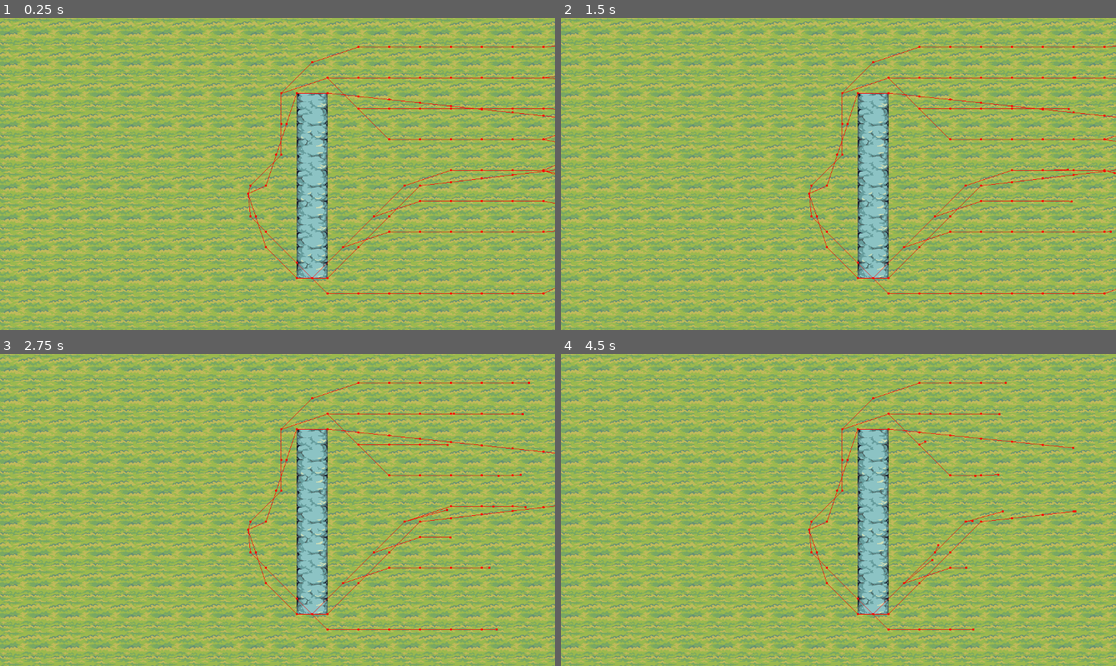
Above: before the commit, frames 1-4 (two rows, left to right).
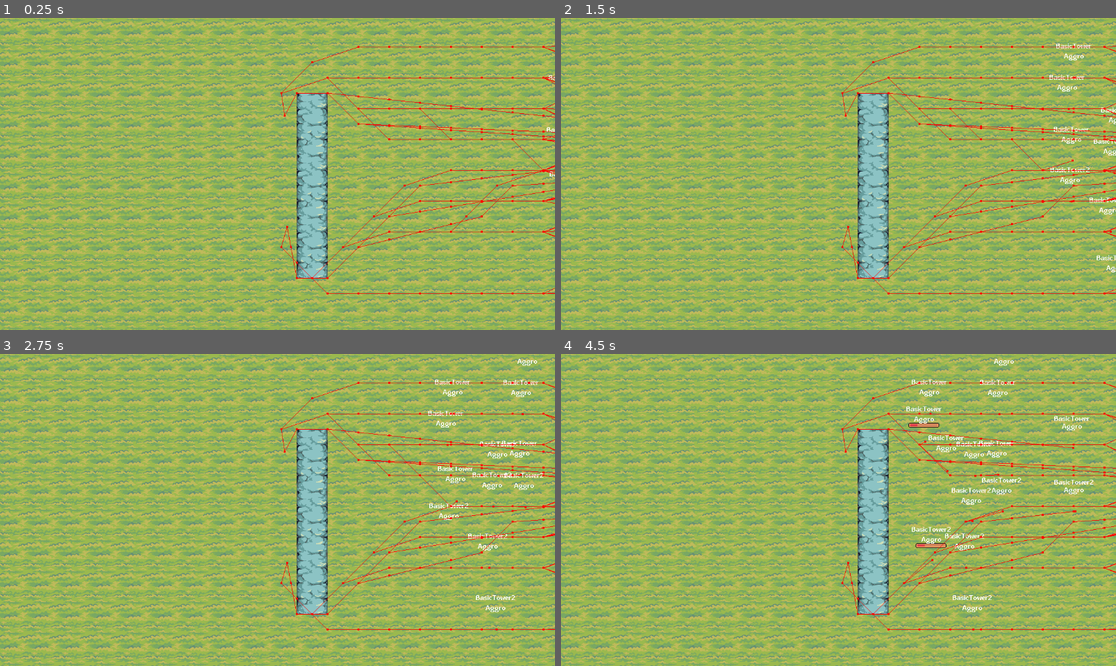
Above: after the commit, the same moments.

Repository: Cedro23/TDCardGame
Game: Godot game, scene res://scenes/game.tscn
The game is run twice, just before and just after one commit, with the same random seed, the same clock (stepped at 60 frames per second) and the same inputs.
Inputs:
- Up to frame 1 (0.25 s): no input
- Up to frame 2 (1.5 s): no input
- Up to frame 3 (2.75 s): no input
- Up to frame 4 (4.5 s): no input

The runs differ from the first frame. In frame 1, 0.9% of the frame differs, in the area x 44-100%, y 9-89%; in frame 2, 1.4%; in frame 3, 2.0%; in frame 4, 2.8%, in the area x 44-100%, y 1-89%.

Commit message:
Added basic tower (#12) + refactored states and state machine (#5)

Diff:
--- a/scenes/enemies/enemy_state_machine.tscn
+++ /dev/null
@@ -1,7 +0,0 @@
-[gd_scene load_steps=2 format=3 uid="uid://d3hdo8rcvcwj8"]
-
-[ext_resource type="Script" path="res://scripts/entities/enemies/enemy_state_machine.gd" id="1_5ueyt"]
-
-[node name="EnemyStateMachine" type="Node" node_paths=PackedStringArray("current_state")]
-script = ExtResource("1_5ueyt")
-current_state = NodePath("")
--- /dev/null
+++ b/scenes/entities/buildings/basic_tower.tscn
@@ -0,0 +1,72 @@
+[gd_scene load_steps=10 format=3 uid="uid://c0tkinbukljpn"]
+
+[ext_resource type="PackedScene" uid="uid://hn1cbwiypoej" path="res://scenes/debug/state_debug.tscn" id="1_21jkc"]
+[ext_resource type="Script" path="res://scripts/entities/buildings/combat_building.gd" id="1_ndjtb"]
+[ext_resource type="PackedScene" uid="uid://dxdeyygyumltw" path="res://scenes/debug/target_debug.tscn" id="2_ij8qb"]
+[ext_resource type="PackedScene" uid="uid://ck0kwdcf7k48w" path="res://scenes/hud/health_bar.tscn" id="2_jvx4j"]
+[ext_resource type="Script" path="res://scripts/entities/alert_state.gd" id="3_4co3l"]
+[ext_resource type="Script" path="res://scripts/entities/enemies/attack_state.gd" id="4_jtxku"]
+[ext_resource type="PackedScene" uid="uid://d3hdo8rcvcwj8" path="res://scenes/entities/state_machine.tscn" id="5_6p2da"]
+
+[sub_resource type="CircleShape2D" id="CircleShape2D_5apbr"]
+radius = 200.0
+
+[sub_resource type="CircleShape2D" id="CircleShape2D_dwtw2"]
+radius = 16.0
+
+[node name="BasicTower" type="CharacterBody2D" groups=["Building"]]
+collision_mask = 2
+script = ExtResource("1_ndjtb")
+attack_damage = 35.0
+attack_cooldown = 0.2
+_max_hp = 200.0
+
+[node name="Sprite2D" type="Sprite2D" parent="."]
+
+[node name="AttackTimer" type="Timer" parent="."]
+wait_time = 0.2
+
+[node name="AttackRange" type="Area2D" parent="."]
+collision_mask = 2
+
+[node name="CollisionShape2D" type="CollisionShape2D" parent="AttackRange"]
+shape = SubResource("CircleShape2D_5apbr")
+debug_color = Color(0.914947, 8.29774e-05, 0.714501, 0.42)
+
+[node name="HitBox" type="CollisionShape2D" parent="."]
+shape = SubResource("CircleShape2D_dwtw2")
+
+[node name="StateMachine" parent="." node_paths=PackedStringArray("entity", "current_state") instance=ExtResource("5_6p2da")]
+entity = NodePath("..")
+current_state = NodePath("Alert")
+
+[node name="Alert" type="Node" parent="StateMachine"]
+script = ExtResource("3_4co3l")
+can_move = false
+
+[node name="Attack" type="Node" parent="StateMachine"]
+script = ExtResource("4_jtxku")
+can_move = false
+
+[node name="HealthBar" parent="." node_paths=PackedStringArray("entity") instance=ExtResource("2_jvx4j")]
+visible = false
+anchors_preset = 5
+anchor_top = 0.0
+anchor_bottom = 0.0
+offset_top = -29.0
+offset_bottom = -19.0
+grow_vertical = 1
+entity = NodePath("..")
+
+[node name="Debug" type="Node2D" parent="."]
+visible = false
+position = Vector2(0, -13)
+
+[node name="TargetDebug" parent="Debug" node_paths=PackedStringArray("entity") instance=ExtResource("2_ij8qb")]
+offset_bottom = -41.0
+entity = NodePath("../..")
+
+[node name="StateDebug" parent="Debug" node_paths=PackedStringArray("state_machine") instance=ExtResource("1_21jkc")]
+state_machine = NodePath("../../StateMachine")
+
+[connection signal="timeout" from="AttackTimer" to="StateMachine/Attack" method="_on_attack_timer_timeout"]
--- a/scenes/enemies/melee_enemy.tscn
+++ b/scenes/entities/enemies/melee_enemy.tscn
@@ -1,8 +1,8 @@
 [gd_scene load_steps=11 format=3 uid="uid://bl8xc53ebchfy"]
 
-[ext_resource type="Script" path="res://scripts/entities/enemies/basic_enemy.gd" id="1_02wp3"]
-[ext_resource type="PackedScene" uid="uid://d3hdo8rcvcwj8" path="res://scenes/enemies/enemy_state_machine.tscn" id="2_rmnyg"]
-[ext_resource type="Script" path="res://scripts/entities/enemies/alert_state.gd" id="3_q4ba4"]
+[ext_resource type="Script" path="res://scripts/entities/enemies/enemy.gd" id="1_u748k"]
+[ext_resource type="PackedScene" uid="uid://d3hdo8rcvcwj8" path="res://scenes/entities/state_machine.tscn" id="2_rmnyg"]
+[ext_resource type="Script" path="res://scripts/entities/alert_state.gd" id="3_lhubi"]
 [ext_resource type="Script" path="res://scripts/entities/enemies/aggro_state.gd" id="4_pfile"]
 [ext_resource type="Script" path="res://scripts/entities/enemies/attack_state.gd" id="5_c2208"]
 [ext_resource type="PackedScene" uid="uid://hn1cbwiypoej" path="res://scenes/debug/state_debug.tscn" id="6_is40x"]
@@ -20,7 +20,11 @@
 collision_mask = 3
 motion_mode = 1
 wall_min_slide_angle = 0.0
-script = ExtResource("1_02wp3")
+script = ExtResource("1_u748k")
+speed = null
+attack_damage = null
+attack_cooldown = null
+_max_hp = null
 
 [node name="Sprite2D" type="Sprite2D" parent="."]
 
@@ -37,18 +41,17 @@
 shape = SubResource("CircleShape2D_xyw2v")
 debug_color = Color(0.996078, 0, 0, 0.419608)
 
-[node name="EnemyStateMachine" parent="." node_paths=PackedStringArray("entity", "current_state") instance=ExtResource("2_rmnyg")]
+[node name="StateMachine" parent="." node_paths=PackedStringArray("entity", "current_state") instance=ExtResource("2_rmnyg")]
 entity = NodePath("..")
 current_state = NodePath("Alert")
 
-[node name="Alert" type="Node" parent="EnemyStateMachine"]
-script = ExtResource("3_q4ba4")
-can_move = null
+[node name="Alert" type="Node" parent="StateMachine"]
+script = ExtResource("3_lhubi")
 
-[node name="Aggro" type="Node" parent="EnemyStateMachine"]
+[node name="Aggro" type="Node" parent="StateMachine"]
 script = ExtResource("4_pfile")
 
-[node name="Attack" type="Node" parent="EnemyStateMachine"]
+[node name="Attack" type="Node" parent="StateMachine"]
 script = ExtResource("5_c2208")
 can_move = false
 
@@ -59,16 +62,15 @@
 entity = NodePath("..")
 
 [node name="Debug" type="Node2D" parent="."]
-visible = false
 position = Vector2(0, -19)
-
-[node name="StateDebug" parent="Debug" node_paths=PackedStringArray("state_machine") instance=ExtResource("6_is40x")]
-state_machine = NodePath("../../EnemyStateMachine")
 
 [node name="TargetDebug" parent="Debug" node_paths=PackedStringArray("entity") instance=ExtResource("7_wusas")]
 offset_top = -54.0
 offset_bottom = -36.0
 entity = NodePath("../..")
+
+[node name="StateDebug" parent="Debug" node_paths=PackedStringArray("state_machine") instance=ExtResource("6_is40x")]
+state_machine = NodePath("../../StateMachine")
 
 [node name="NavigationAgent2D" type="NavigationAgent2D" parent="."]
 path_postprocessing = 1
@@ -82,5 +84,5 @@
 [node name="NavigationTimer" type="Timer" parent="."]
 wait_time = 0.06
 
-[connection signal="timeout" from="AttackTimer" to="EnemyStateMachine/Attack" method="_on_attack_timer_timeout"]
-[connection signal="timeout" from="NavigationTimer" to="EnemyStateMachine/Aggro" method="_on_navigation_timer_timeout"]
+[connection signal="timeout" from="AttackTimer" to="StateMachine/Attack" method="_on_attack_timer_timeout"]
+[connection signal="timeout" from="NavigationTimer" to="StateMachine/Aggro" method="_on_navigation_timer_timeout"]
--- a/scenes/enemies/ranged_enemy.tscn
+++ b/scenes/entities/enemies/ranged_enemy.tscn
@@ -1,8 +1,8 @@
 [gd_scene load_steps=11 format=3 uid="uid://bpgcemahdqh3q"]
 
-[ext_resource type="Script" path="res://scripts/entities/enemies/basic_enemy.gd" id="1_bri4b"]
-[ext_resource type="PackedScene" uid="uid://d3hdo8rcvcwj8" path="res://scenes/enemies/enemy_state_machine.tscn" id="2_6omv4"]
-[ext_resource type="Script" path="res://scripts/entities/enemies/alert_state.gd" id="3_cinbb"]
+[ext_resource type="Script" path="res://scripts/entities/enemies/enemy.gd" id="1_0v06o"]
+[ext_resource type="PackedScene" uid="uid://d3hdo8rcvcwj8" path="res://scenes/entities/state_machine.tscn" id="2_6omv4"]
+[ext_resource type="Script" path="res://scripts/entities/alert_state.gd" id="3_iieyj"]
 [ext_resource type="Script" path="res://scripts/entities/enemies/aggro_state.gd" id="4_43v6s"]
 [ext_resource type="Script" path="res://scripts/entities/enemies/attack_state.gd" id="5_yy6q0"]
 [ext_resource type="PackedScene" uid="uid://hn1cbwiypoej" path="res://scenes/debug/state_debug.tscn" id="7_8o0qp"]
@@ -20,7 +20,11 @@
 collision_mask = 3
 motion_mode = 1
 wall_min_slide_angle = 0.0
-script = ExtResource("1_bri4b")
+script = ExtResource("1_0v06o")
+speed = null
+attack_damage = null
+attack_cooldown = null
+_max_hp = null
 
 [node name="Sprite2D" type="Sprite2D" parent="."]
 
@@ -37,18 +41,17 @@
 shape = SubResource("CircleShape2D_242il")
 debug_color = Color(0.996078, 0, 0, 0.419608)
 
-[node name="EnemyStateMachine" parent="." node_paths=PackedStringArray("entity", "current_state") instance=ExtResource("2_6omv4")]
+[node name="StateMachine" parent="." node_paths=PackedStringArray("entity", "current_state") instance=ExtResource("2_6omv4")]
 entity = NodePath("..")
 current_state = NodePath("Alert")
 
-[node name="Alert" type="Node" parent="EnemyStateMachine"]
-script = ExtResource("3_cinbb")
-can_move = null
+[node name="Alert" type="Node" parent="StateMachine"]
+script = ExtResource("3_iieyj")
 
-[node name="Aggro" type="Node" parent="EnemyStateMachine"]
+[node name="Aggro" type="Node" parent="StateMachine"]
 script = ExtResource("4_43v6s")
 
-[node name="Attack" type="Node" parent="EnemyStateMachine"]
+[node name="Attack" type="Node" parent="StateMachine"]
 script = ExtResource("5_yy6q0")
 can_move = false
 
@@ -59,7 +62,6 @@
 entity = NodePath("..")
 
 [node name="Debug" type="Node2D" parent="."]
-visible = false
 position = Vector2(0, -19)
 
 [node name="TargetDebug" parent="Debug" node_paths=PackedStringArray("entity") instance=ExtResource("7_yv7r8")]
@@ -68,7 +70,7 @@
 entity = NodePath("../..")
 
 [node name="StateDebug" parent="Debug" node_paths=PackedStringArray("state_machine") instance=ExtResource("7_8o0qp")]
-state_machine = NodePath("../../EnemyStateMachine")
+state_machine = NodePath("../../StateMachine")
 
 [node name="NavigationAgent2D" type="NavigationAgent2D" parent="."]
 debug_enabled = true
@@ -76,5 +78,5 @@
 [node name="NavigationTimer" type="Timer" parent="."]
 wait_time = 0.06
 
-[connection signal="timeout" from="AttackTimer" to="EnemyStateMachine/Attack" method="_on_attack_timer_timeout"]
-[connection signal="timeout" from="NavigationTimer" to="EnemyStateMachine/Aggro" method="_on_navigation_timer_timeout"]
+[connection signal="timeout" from="AttackTimer" to="StateMachine/Attack" method="_on_attack_timer_timeout"]
+[connection signal="timeout" from="NavigationTimer" to="StateMachine/Aggro" method="_on_navigation_timer_timeout"]
--- /dev/null
+++ b/scenes/entities/state_machine.tscn
@@ -0,0 +1,6 @@
+[gd_scene load_steps=2 format=3 uid="uid://d3hdo8rcvcwj8"]
+
+[ext_resource type="Script" path="res://scripts/entities/state_machine.gd" id="1_5jr0l"]
+
+[node name="StateMachine" type="Node"]
+script = ExtResource("1_5jr0l")
--- a/scenes/game.tscn
+++ b/scenes/game.tscn
@@ -1,10 +1,11 @@
-[gd_scene load_steps=18 format=3 uid="uid://dmlgh8lodh2rm"]
-
-[ext_resource type="PackedScene" uid="uid://cmpguaw5abup" path="res://scenes/buildings/basic_building.tscn" id="1_n2b3x"]
-[ext_resource type="PackedScene" uid="uid://bl8xc53ebchfy" path="res://scenes/enemies/melee_enemy.tscn" id="1_yce7x"]
-[ext_resource type="PackedScene" uid="uid://bpgcemahdqh3q" path="res://scenes/enemies/ranged_enemy.tscn" id="3_0ki4s"]
+[gd_scene load_steps=19 format=3 uid="uid://dmlgh8lodh2rm"]
+
+[ext_resource type="PackedScene" uid="uid://cmpguaw5abup" path="res://scenes/entities/buildings/basic_building.tscn" id="1_n2b3x"]
+[ext_resource type="PackedScene" uid="uid://bl8xc53ebchfy" path="res://scenes/entities/enemies/melee_enemy.tscn" id="1_yce7x"]
+[ext_resource type="PackedScene" uid="uid://bpgcemahdqh3q" path="res://scenes/entities/enemies/ranged_enemy.tscn" id="3_0ki4s"]
 [ext_resource type="Texture2D" uid="uid://ci41w7rbed65y" path="res://assets/art/tileset/Tilemap_Flat.png" id="4_q8xf8"]
 [ext_resource type="Texture2D" uid="uid://ds2dwtc52sawo" path="res://assets/art/tileset/Tilemap_Elevation.png" id="5_p4lsp"]
+[ext_resource type="PackedScene" uid="uid://c0tkinbukljpn" path="res://scenes/entities/buildings/basic_tower.tscn" id="6_p0urk"]
 
 [sub_resource type="NavigationPolygon" id="NavigationPolygon_0mmkw"]
 vertices = PackedVector2Array(32, -31, 32, 32, -32, 32, -32, -32)
@@ -2429,3 +2430,121 @@
 [node name="RangedEnemy2" parent="Enemies" instance=ExtResource("3_0ki4s")]
 position = Vector2(925, -114)
 attack_damage = 35.0
+
+[node name="MeleeEnemy13" parent="Enemies" instance=ExtResource("1_yce7x")]
+position = Vector2(1756, 147)
+attack_damage = 20.0
+
+[node name="MeleeEnemy14" parent="Enemies" instance=ExtResource("1_yce7x")]
+position = Vector2(1819, -63)
+attack_damage = 20.0
+
+[node name="MeleeEnemy15" parent="Enemies" instance=ExtResource("1_yce7x")]
+position = Vector2(1663, -2)
+attack_damage = 20.0
+
+[node name="MeleeEnemy16" parent="Enemies" instance=ExtResource("1_yce7x")]
+position = Vector2(1762, 46)
+attack_damage = 20.0
+
+[node name="MeleeEnemy17" parent="Enemies" instance=ExtResource("1_yce7x")]
+position = Vector2(1825, -164)
+attack_damage = 20.0
+
+[node name="MeleeEnemy18" parent="Enemies" instance=ExtResource("1_yce7x")]
+position = Vector2(1669, -103)
+attack_damage = 20.0
+
+[node name="MeleeEnemy19" parent="Enemies" instance=ExtResource("1_yce7x")]
+position = Vector2(1775, -28)
+attack_damage = 20.0
+
+[node name="MeleeEnemy20" parent="Enemies" instance=ExtResource("1_yce7x")]
+position = Vector2(1838, -238)
+attack_damage = 20.0
+
+[node name="MeleeEnemy21" parent="Enemies" instance=ExtResource("1_yce7x")]
+position = Vector2(1682, -177)
+attack_damage = 20.0
+
+[node name="MeleeEnemy22" parent="Enemies" instance=ExtResource("1_yce7x")]
+position = Vector2(1767, 249)
+attack_damage = 20.0
+
+[node name="MeleeEnemy23" parent="Enemies" instance=ExtResource("1_yce7x")]
+position = Vector2(1830, 39)
+attack_damage = 20.0
+
+[node name="MeleeEnemy24" parent="Enemies" instance=ExtResource("1_yce7x")]
+position = Vector2(1674, 100)
+attack_damage = 20.0
+
+[node name="MeleeEnemy25" parent="Enemies" instance=ExtResource("1_yce7x")]
+position = Vector2(1294, 143)
+attack_damage = 20.0
+
+[node name="MeleeEnemy26" parent="Enemies" instance=ExtResource("1_yce7x")]
+position = Vector2(1357, -67)
+attack_damage = 20.0
+
+[node name="MeleeEnemy27" parent="Enemies" instance=ExtResource("1_yce7x")]
+position = Vector2(1201, -6)
+attack_damage = 20.0
+
+[node name="MeleeEnemy28" parent="Enemies" instance=ExtResource("1_yce7x")]
+position = Vector2(1300, 42)
+attack_damage = 20.0
+
+[node name="MeleeEnemy29" parent="Enemies" instance=ExtResource("1_yce7x")]
+position = Vector2(1363, -168)
+attack_damage = 20.0
+
+[node name="MeleeEnemy30" parent="Enemies" instance=ExtResource("1_yce7x")]
+position = Vector2(1207, -107)
+attack_damage = 20.0
+
+[node name="MeleeEnemy31" parent="Enemies" instance=ExtResource("1_yce7x")]
+position = Vector2(1313, -32)
+attack_damage = 20.0
+
+[node name="MeleeEnemy32" parent="Enemies" instance=ExtResource("1_yce7x")]
+position = Vector2(1376, -242)
+attack_damage = 20.0
+
+[node name="MeleeEnemy33" parent="Enemies" instance=ExtResource("1_yce7x")]
+position = Vector2(1220, -181)
+attack_damage = 20.0
+
+[node name="MeleeEnemy34" parent="Enemies" instance=ExtResource("1_yce7x")]
+position = Vector2(1305, 245)
+attack_damage = 20.0
+
+[node name="MeleeEnemy35" parent="Enemies" instance=ExtResource("1_yce7x")]
+position = Vector2(1368, 35)
+attack_damage = 20.0
+
+[node name="MeleeEnemy36" parent="Enemies" instance=ExtResource("1_yce7x")]
+position = Vector2(1212, 96)
+attack_damage = 20.0
+
+[node name="RangedEnemy3" parent="Enemies" instance=ExtResource("3_0ki4s")]
+position = Vector2(1510, 16)
+attack_damage = 35.0
+
+[node name="RangedEnemy4" parent="Enemies" instance=ExtResource("3_0ki4s")]
+position = Vector2(1506, -85)
+attack_damage = 35.0
+
+[node name="RangedEnemy5" parent="Enemies" instance=ExtResource("3_0ki4s")]
+position = Vector2(2025, 27)
+attack_damage = 35.0
+
+[node name="RangedEnemy6" parent="Enemies" instance=ExtResource("3_0ki4s")]
+position = Vector2(2021, -74)
+attack_damage = 35.0
+
+[node name="BasicTower" parent="." instance=ExtResource("6_p0urk")]
+position = Vector2(15, -121)
+
+[node name="BasicTower2" parent="." instance=ExtResource("6_p0urk")]
+position = Vector2(20, 110)
--- /dev/null
+++ b/scripts/entities/alert_state.gd
@@ -0,0 +1,16 @@
+extends State
+class_name AlertState
+
+func enter():
+	pass
+
+func process(_delta: float):
+	if entity.target == null:
+		entity.target = entity.get_target()
+		if entity.target != null:
+			entity.target.destroyed.connect(entity._on_target_destroyed)
+	if entity.target != null:
+		if owner is Enemy:
+			transitioned.emit("aggro")
+		else:
+			transitioned.emit("attack")
--- /dev/null
+++ b/scripts/entities/buildings/combat_building.gd
@@ -0,0 +1,15 @@
+extends CombatEntity
+class_name CombatBuilding
+
+func get_target():
+	var closest_entity: Entity = null
+	var shortest_distance: float
+	var overlapping_bodies = attack_range.get_overlapping_bodies()
+
+	for b in overlapping_bodies:
+		var distance = position.distance_to(b.position)
+		if closest_entity == null or distance < shortest_distance:
+			closest_entity = b
+			shortest_distance = distance
+
+	return closest_entity
--- /dev/null
+++ b/scripts/entities/combat_entity.gd
@@ -0,0 +1,33 @@
+extends Entity
+class_name CombatEntity
+
+var target: Entity = null
+
+@export_group("Attack stats")
+@export var attack_damage: float = 100.0
+@export var attack_cooldown: float = 1.0
+@onready var attack_timer: Timer = $AttackTimer
+@onready var attack_range: Area2D = $AttackRange
+
+func _ready():
+	super()
+	attack_timer.wait_time = attack_cooldown
+
+# Called every frame. 'delta' is the elapsed time since the previous frame.
+func _process(_delta: float):
+	pass
+
+
+func get_target():
+	pass
+
+func _on_target_destroyed():
+	target.destroyed.disconnect(_on_target_destroyed)
+	target = null
+
+func target_in_range() -> bool:
+	var overlapping_bodies = attack_range.get_overlapping_bodies()
+	for body in overlapping_bodies:
+		if body == target:
+			return true
+	return false
--- a/scripts/entities/enemies/aggro_state.gd
+++ b/scripts/entities/enemies/aggro_state.gd
@@ -9,7 +9,6 @@
 
 func process_physics(_delta: float):
 	if entity.target != null && can_move:
-		# var dir = (entity.target.position - entity.global_position).normalized()
 		var dir = entity.to_local(entity.nav_agent.get_next_path_position()).normalized()
 		entity.velocity = dir * entity.speed
 		entity.move_and_slide()
--- a/scripts/entities/enemies/alert_state.gd
+++ /dev/null
@@ -1,9 +0,0 @@
-extends State
-class_name AlertState
-
-func enter():
-	pass
-
-func process(_delta: float):
-	if entity.target != null:
-		transitioned.emit("aggro")
--- a/scripts/entities/enemies/basic_enemy.gd
+++ /dev/null
@@ -1,2 +0,0 @@
-extends Enemy
-class_name BasicEnemy
--- a/scripts/entities/enemies/enemy.gd
+++ b/scripts/entities/enemies/enemy.gd
@@ -1,37 +1,20 @@
-extends Entity
+extends CombatEntity
 class_name Enemy
 
-@onready var state_machine: EnemyStateMachine = $EnemyStateMachine
-
-@export_group("Attack stats")
-@export var attack_damage: float = 100.0
-@export var attack_cooldown: float = 1.0
-@onready var attack_timer: Timer = $AttackTimer
-@onready var attack_range: Area2D = $AttackRange
+@onready var state_machine: StateMachine = $EnemyStateMachine
 
 @export_group("Movement stats")
 @export var speed: float = 100.0
 @onready var nav_agent: NavigationAgent2D = $NavigationAgent2D
 @onready var nav_timer: Timer = $NavigationTimer
 
-var target: Building = null
 
 # Called when the node enters the scene tree for the first time.
 func _ready():
-	attack_timer.wait_time = attack_cooldown
 	_hp = _max_hp
 
-# Called every frame. 'delta' is the elapsed time since the previous frame.
-func _process(_delta: float):
-	if target == null:
-		target = get_target()
-		if target != null:
-			target.destroyed.connect(_on_target_destroyed)
-
-
 func get_target():
-	# TODO: Get buildings from player_manager
-	var closest_building: Building = null
+	var closest_building: Entity = null
 	var shortest_distance: float
 	var buildings = get_tree().get_nodes_in_group("Building")
 
@@ -42,14 +25,3 @@
 			shortest_distance = distance
 
 	return closest_building
-
-func _on_target_destroyed():
-	target.destroyed.disconnect(_on_target_destroyed)
-	target = null
-
-func target_in_range() -> bool:
-	var overlapping_bodies = attack_range.get_overlapping_bodies()
-	for body in overlapping_bodies:
-		if body == target:
-			return true
-	return false
--- a/scripts/entities/enemies/enemy_state_machine.gd
+++ b/scripts/entities/state_machine.gd
@@ -1,5 +1,5 @@
 extends Node
-class_name EnemyStateMachine
+class_name StateMachine
 
 @export var entity: Entity
 @export var current_state: State
--- a/scripts/tools/state_debug.gd
+++ b/scripts/tools/state_debug.gd
@@ -1,6 +1,6 @@
 extends Label
 
-@export var state_machine: EnemyStateMachine
+@export var state_machine: StateMachine
 
 # Called when the node enters the scene tree for the first time.
 func _ready():
Renamed: scenes/buildings/basic_building.tscn -> scenes/entities/buildings/basic_building.tscn
